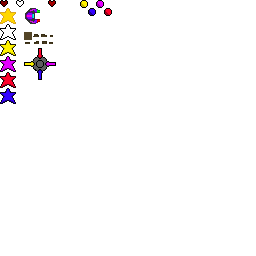
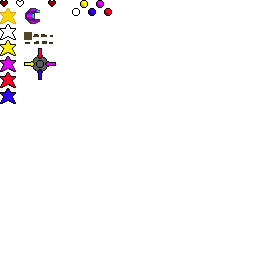
Two versions of the same layered image (256 x 256). Layer-by-layer changes:
added layer "projectile_empty" in group "projectiles" over [72,8,80,16]
